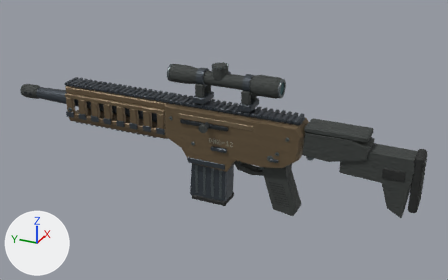
An edit to the glTF model src/assets/infantry/dmr12.glb, drawn before and after from the same camera.
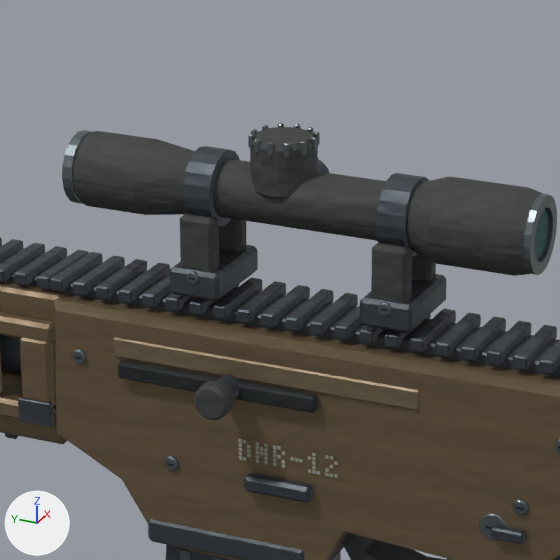
There are two pictures of each version: one whole from a 50 mm lens placed at (-1.663, -0.628, 0.796), pointed at (0.014, 0.126, -0.043), one close up on the part from 34% to 64% of the width and 12% to 60% of the height. Every picture has the same lights, and +X, +Y and +Z are marked at lower left. The older version's two pictures come first. Vertices at exactly the same position are counted once.

In view in the first close-up: 'Barrel', 'Bolt', 'ForeEnd', 'Optic', 'Receiver' and 1 more.
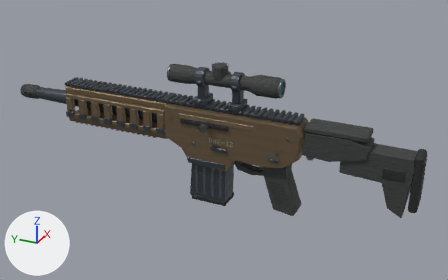
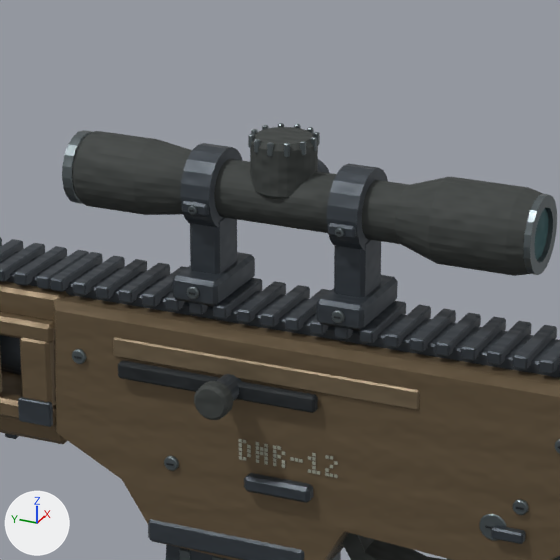
The change, as JSON lines over the scene's bpy script:
```json
{"block": "me_optic", "where": "# used by ob_optic; location = (0.0, 0.0, 0.0)"}
{"op": "remove", "block": "me_optic", "code": "me_optic.from_pydata(...)  # 1696 vertices, 3268 faces; spans x -0.039..0.05, y -0.071..0.306, z 0.089..0.216"}
{"op": "add", "block": "me_optic", "code": "me_optic.from_pydata(...)  # 2032 vertices, 3900 faces; spans x -0.039..0.05, y -0.071..0.306, z 0.084..0.216"}
{"block": "me_optic", "change": "me_optic part 1: the loose piece of 24 vertices spanning x -0.036..0.036, y 0.171..0.213, z 0.089..0.111 is scaled about its middle by (0.972, 0.896, 0.89), then moved by (0.0, 0.0, -0.006)"}
{"block": "me_optic", "change": "me_optic part 2: the loose piece of 64 vertices spanning x -0.038..-0.034, y 0.187..0.197, z 0.101..0.111 is moved by (0.0, 0.0, -0.012)"}
{"block": "me_optic", "change": "me_optic part 3: the loose piece of 80 vertices spanning x -0.029..0.029, y 0.181..0.203, z 0.138..0.196 is scaled about its middle by (1.05, 1.09, 1.05)"}
{"block": "me_optic", "change": "me_optic part 4: the loose piece of 24 vertices spanning x -0.031..-0.016, y 0.178..0.206, z 0.1..0.151 is scaled about its middle by (0.669, 0.804, 0.157), then moved by (-0.004, 0.0, 0.033)"}
{"block": "me_optic", "change": "me_optic part 5: the loose piece of 64 vertices spanning x -0.038..-0.034, y 0.031..0.041, z 0.101..0.111 is scaled about its middle by (1.05, 0.683, 0.674), then moved by (0.002, 0.156, 0.053)"}
{"block": "me_optic", "change": "me_optic part 6: the loose piece of 24 vertices spanning x 0.016..0.031, y 0.178..0.206, z 0.1..0.151 is scaled about its middle by (0.669, 0.804, 0.157), then moved by (0.004, 0.0, 0.033)"}
{"block": "me_optic", "change": "me_optic part 7: the loose piece of 24 vertices spanning x -0.036..0.036, y 0.015..0.057, z 0.089..0.111 is scaled about its middle by (0.971, 0.895, 0.893), then moved by (0.0, 0.037, -0.006)"}
{"block": "me_optic", "change": "me_optic part 8: the loose piece of 64 vertices spanning x -0.038..-0.034, y 0.031..0.041, z 0.101..0.111 is copied, and the copy is moved by (0.0, 0.037, -0.012); it spans x -0.038..-0.034, y 0.068..0.078, z 0.089..0.099"}
{"block": "me_optic", "change": "me_optic part 9: the loose piece of 80 vertices spanning x -0.029..0.029, y 0.025..0.047, z 0.138..0.196 is scaled about its middle by (1.05, 1.09, 1.05), then moved by (0.0, 0.037, 0.0)"}
{"block": "me_optic", "change": "me_optic part 10: the loose piece of 24 vertices spanning x -0.031..-0.016, y 0.022..0.05, z 0.101..0.151 is scaled about its middle by (0.667, 0.805, 0.157), then moved by (-0.004, 0.037, 0.033)"}
{"block": "me_optic", "change": "me_optic part 11: the loose piece of 64 vertices spanning x -0.038..-0.034, y 0.031..0.041, z 0.101..0.111 is copied, and the copy is scaled about its middle by (1.05, 0.687, 0.674), then moved by (0.002, 0.037, 0.053); it spans x -0.036..-0.032, y 0.07..0.076, z 0.156..0.162"}
{"block": "me_optic", "change": "me_optic part 12: the loose piece of 24 vertices spanning x 0.016..0.031, y 0.022..0.05, z 0.101..0.151 is scaled about its middle by (0.667, 0.805, 0.157), then moved by (0.004, 0.037, 0.033)"}
{"block": "me_optic", "change": "me_optic part 13: a new loose piece of 24 vertices spanning x -0.018..0.018, y 0.179..0.204, z 0.1..0.148, in mat_blued_steel_and_molded_polymer"}
{"block": "me_optic", "change": "me_optic part 14: a new loose piece of 24 vertices spanning x -0.018..0.018, y 0.06..0.086, z 0.1..0.148, in mat_blued_steel_and_molded_polymer"}
{"block": "me_optic", "change": "other edits to the shape of me_optic do not show in these pictures"}
```

Pixel boxes (x1, y1, x2, y2) of what changed, in the close-ups (560 x 560 px; the box of a moved part takes in the faces that stretch with it):
```json
{"object": "Optic", "change": "reshaped", "before": [62, 123, 557, 333], "after": [62, 123, 557, 331]}
{"part": 1, "of": "me_optic", "change": "moved or reshaped", "before": [170, 245, 258, 301], "after": [173, 252, 255, 306]}
{"part": 2, "of": "me_optic", "change": "moved or reshaped", "before": [186, 271, 199, 284], "after": [187, 286, 199, 299]}
{"part": 3, "of": "me_optic", "change": "moved or reshaped", "before": [183, 146, 240, 226], "after": [180, 143, 243, 228]}
{"part": 4, "of": "me_optic", "change": "moved or reshaped", "before": [180, 214, 219, 272], "after": [181, 201, 209, 217]}
{"part": 5, "of": "me_optic", "change": "moved or reshaped", "before": [378, 302, 391, 316], "after": [188, 205, 198, 215]}
{"part": 6, "of": "me_optic", "change": "moved or reshaped", "before": [219, 219, 247, 251], "on screen": "not visible afterwards"}
{"part": 7, "of": "me_optic", "change": "moved or reshaped", "before": [360, 274, 447, 333], "after": [317, 275, 398, 331]}
{"part": 8, "of": "me_optic", "change": "added", "after": [331, 310, 345, 323]}
{"part": 9, "of": "me_optic", "change": "moved or reshaped", "before": [376, 173, 429, 256], "after": [327, 164, 388, 250]}
{"part": 10, "of": "me_optic", "change": "moved or reshaped", "before": [371, 243, 412, 303], "after": [328, 223, 357, 239]}
{"part": 11, "of": "me_optic", "change": "added", "after": [335, 227, 345, 237]}
{"part": 12, "of": "me_optic", "change": "moved or reshaped", "before": [412, 254, 436, 281], "on screen": "not visible afterwards"}
{"part": 13, "of": "me_optic", "change": "added", "after": [190, 218, 237, 274]}
{"part": 14, "of": "me_optic", "change": "added", "after": [334, 240, 381, 298]}
```
